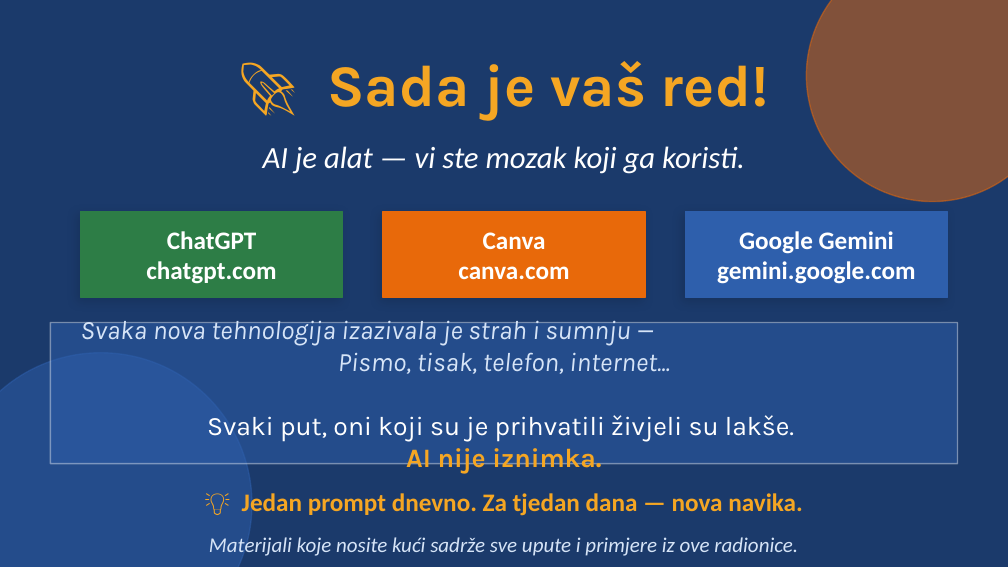
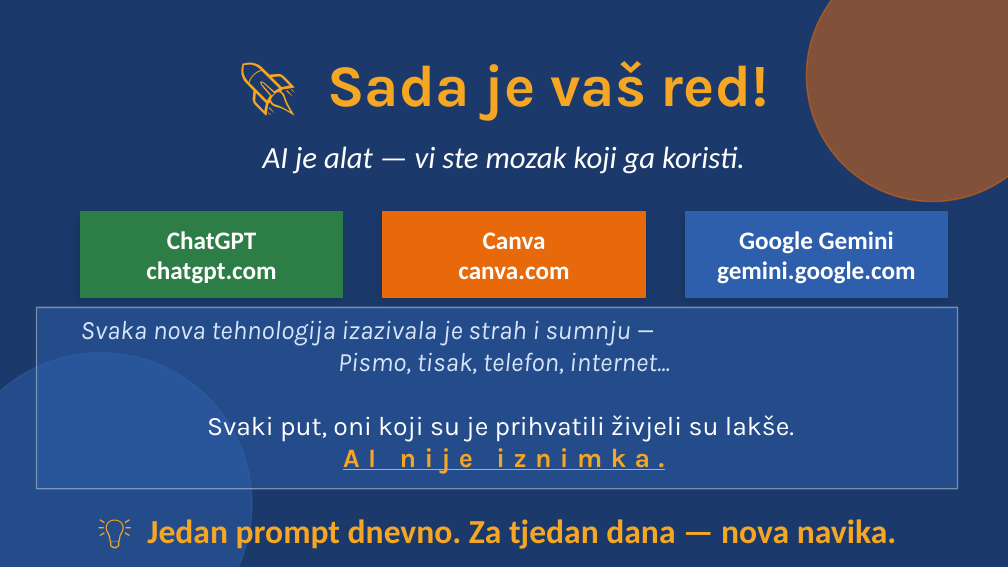
Before and after one commit to brunobilandzic/dipl, a slide deck: slide 23 of praksa/RAST/izradaprezentacije/AI_u_svakodnevnom_zivotu_BRUNO.pptx (slide 21 before the commit). Drawn at 1008x567 pixels with LibreOffice and Linux fonts; fonts in the diff are those of the drawing. Boxes give left, top, right and bottom in pixels: in the first picture for what was removed or moved away, otherwise in the second. Text is boxed around its words. In the diff, an @@ line names an element or a change of style, - is before the commit and + after.

```diff
--- a/praksa/RAST/izradaprezentacije/AI_u_svakodnevnom_zivotu_BRUNO.pptx
+++ b/praksa/RAST/izradaprezentacije/AI_u_svakodnevnom_zivotu_BRUNO.pptx
@@ rectangle: place and size @@
-rectangle at [50,323,958,464]
+rectangle at [36,307,958,489]
@@ text at [343,448,664,474]: letter spacing 0 to 6 pt, underline on in "AI nije iznimka." @@
@@ text "💡 Jedan prompt dnevno. Za ...": place and size @@
-text "💡 Jedan prompt dnevno. Za ..." at [242,492,803,516]
+text "💡 Jedan prompt dnevno. Za ..." at [147,519,897,551]
@@ text "💡 Jedan prompt dnevno. Za ..." at [147,519,897,551]: size 18 to 24 pt @@
@@ text removed at [209,537,798,556] @@
-Materijali koje nosite kući sadrže sve upute i primjere iz ove radionice.
```
Also in this commit, not shown: 2 other slides changed, 2 slides added, 1 other file.
